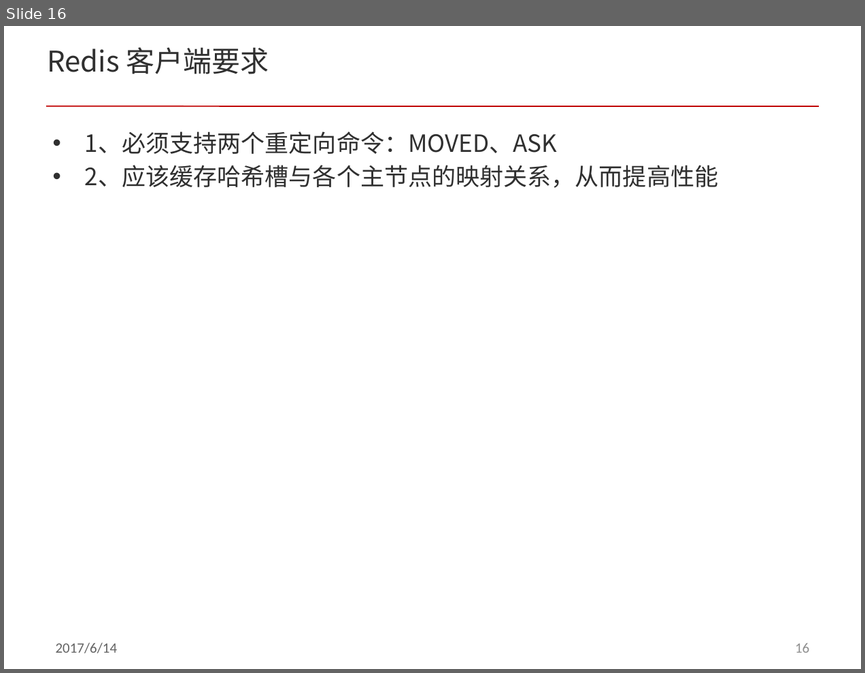
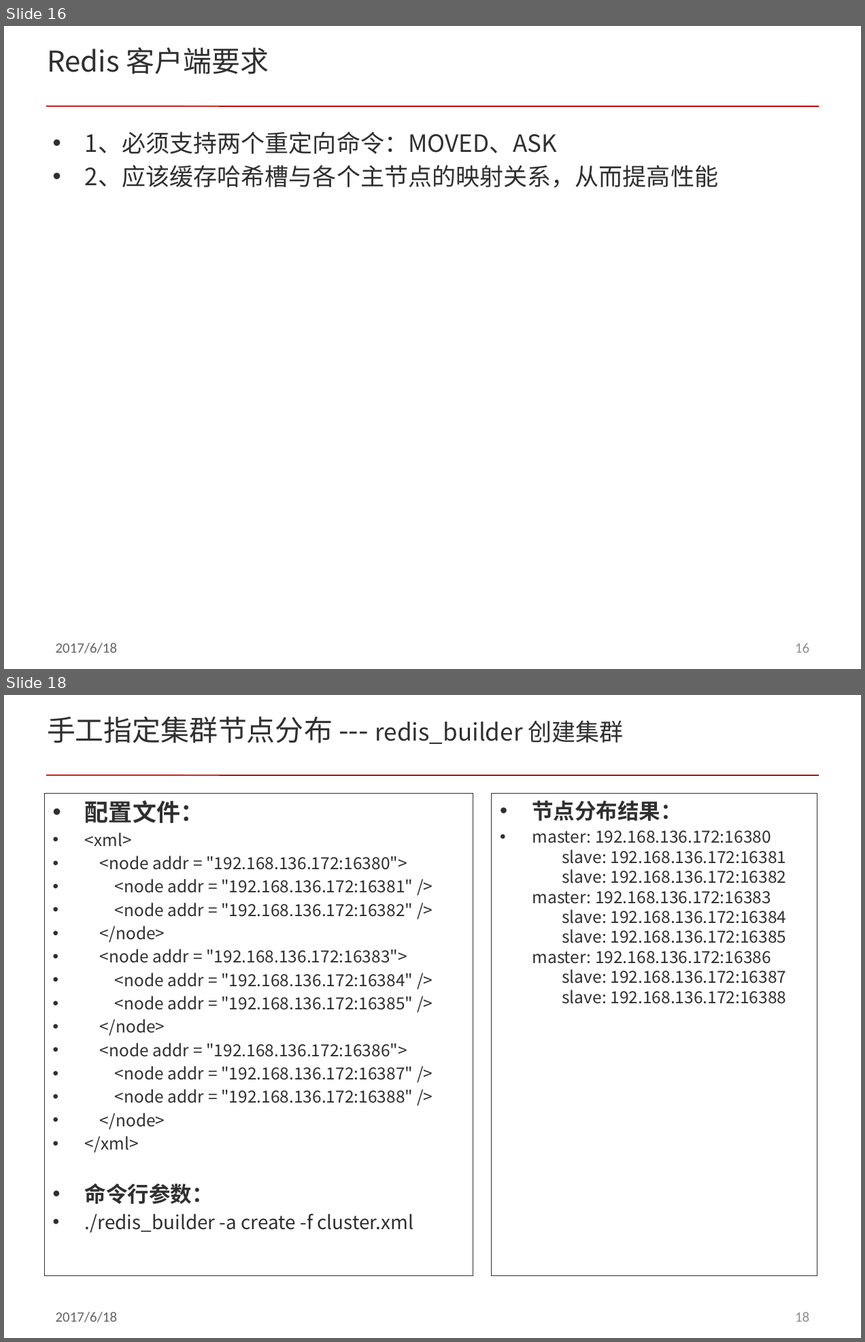
Before and after one commit to acl-dev/acl, a slide deck: doc/redis_cluster.pptx. Shown one above the other, each under a label of ours: slide 16 before the commit, slides 16 and 18 after it; the slides between them are not shown. The pictures are 865x673 and 865x1342 pixels, drawn with LibreOffice and Linux fonts; fonts in the diff are those of the drawing; background and template pictures are left out. Boxes give left, top, right and bottom in pixels: in the first picture for what was removed or moved away, otherwise in the second. Text is boxed around its words. In the diff, an @@ line names an element or a change of style, - is before the commit and + after.

Commit message:
modify redis_cluster doc

```diff
--- a/doc/redis_cluster.pptx
+++ b/doc/redis_cluster.pptx
@@ slide 18 added at box(4, 695, 861, 1338), background #FFFFFF; not listed: 3 template elements that a slide beside it also shows @@
@@ title added at box(47, 716, 623, 744), 20 pt, text #303030 @@
+手工指定集群节点分布 --- redis_builder 创建集群
@@ text added at box(44, 794, 473, 1276), outline #2F2F2F 0.75 pt, 14 pt, text #303030 @@
+• 配置文件：
+• <xml>
+• <node addr = "192.168.136.172:16380">
+• <node addr = "192.168.136.172:16381" />
+• <node addr = "192.168.136.172:16382" />
+• </node>
+• <node addr = "192.168.136.172:16383">
+• <node addr = "192.168.136.172:16384" />
+• <node addr = "192.168.136.172:16385" />
+• </node>
+• <node addr = "192.168.136.172:16386">
+• <node addr = "192.168.136.172:16387" />
+• <node addr = "192.168.136.172:16388" />
+• </node>
+• </xml>
+• 命令行参数：
+• ./redis_builder -a create -f cluster.xml
@@ rectangle added at box(492, 794, 817, 1276), outline #2F2F2F 0.75 pt, 14 pt, text #303030 @@
+• 节点分布结果：
+• master: 192.168.136.172:16380
+  slave: 192.168.136.172:16381
+  slave: 192.168.136.172:16382
+  master: 192.168.136.172:16383
+  slave: 192.168.136.172:16384
+  slave: 192.168.136.172:16385
+  master: 192.168.136.172:16386
+  slave: 192.168.136.172:16387
+  slave: 192.168.136.172:16388
@@ slide 16 changed as well @@
@@ text at box(56, 642, 118, 653): text changed @@
-2017/6/14
+2017/6/18
```
Also in this commit, not shown: 16 other slides changed, 6 other slides added, 1 slide removed.
